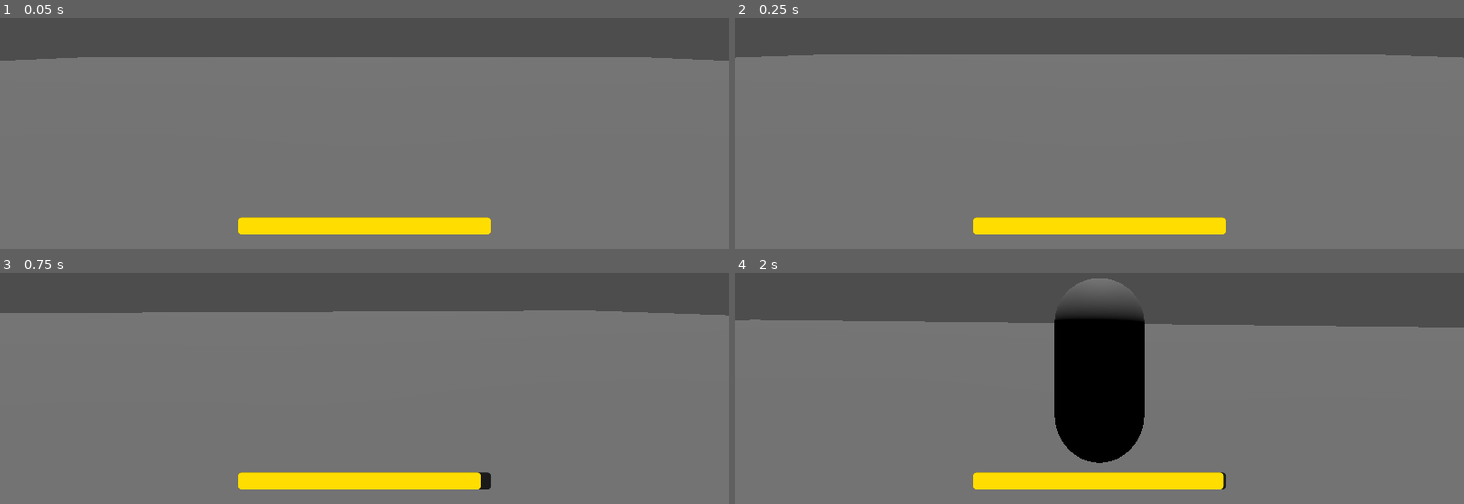
Above: before the commit, frames 1-4 (two rows, left to right).
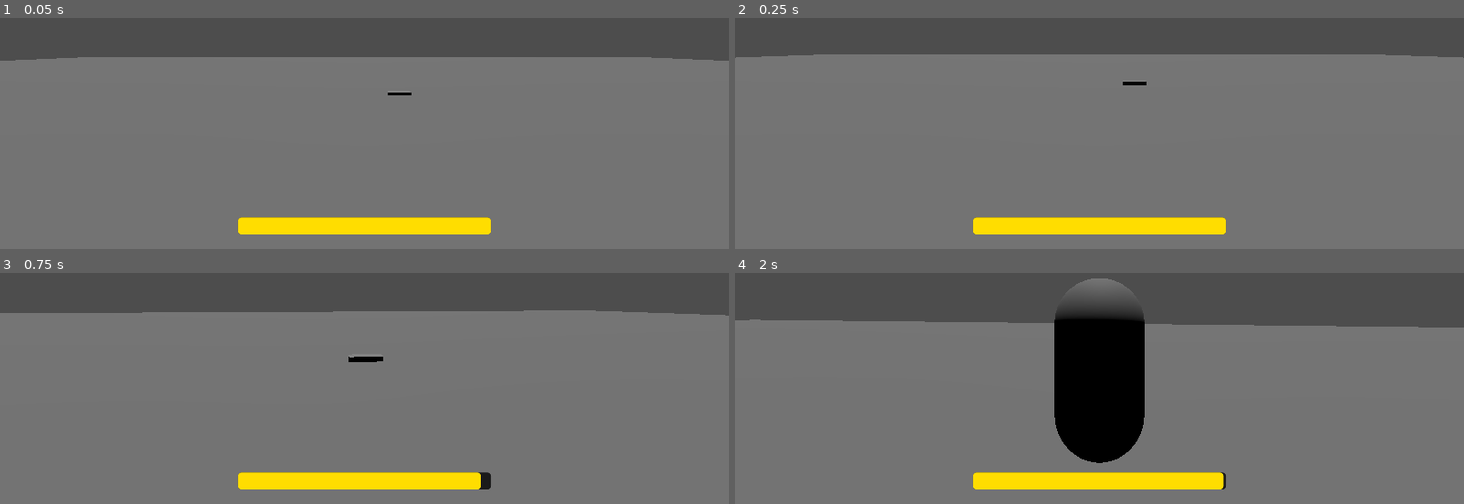
Above: after the commit, the same moments.

Repository: natmar68-cmyk/Rat_Trap
Game: Godot game, scene res://Scenes/Testing scene.tscn
The game is run twice, just before and just after one commit, with the same random seed, the same clock (stepped at 60 frames per second) and the same inputs. This scene is started directly instead of the project's main scene.
Inputs (mouse positions are in pixels of both pictures, inside the frame that each line leads up to):
- Up to frame 1 (0.05 s): no input
- Up to frame 2 (0.25 s): no input
- Up to frame 3 (0.75 s): tap Enter at 0.5 s; move the mouse to (400, 298) at 0.52 s; hold W (move_forward) from 0.53 s (still down); hold Ctrl (sprint) from 0.53 s (still down)
- Up to frame 4 (2 s): keep holding W (move_forward); tap Space (jump) at 0.77, 1.52 s; move the mouse to (1063, 300) at 1.27 s; release Ctrl (sprint) at 1.28 s; tap F (toggle_camera) at 1.35 s

The runs differ from the first frame. In frame 1, less than 0.1% of the frame differs, in the area x 53-57%, y 32-34%; in frame 2, less than 0.1%; in frame 3, 0.1%, in the area x 47-53%, y 36-39%; in frame 4, nothing differs.

Commit message:
working on enemy killing

Diff:
--- a/Scenes/Testing scene.tscn
+++ b/Scenes/Testing scene.tscn
@@ -1,7 +1,8 @@
 [gd_scene format=4 uid="uid://cdrcybiddw6w8"]
 
 [ext_resource type="PackedScene" uid="uid://chb6j77e846ue" path="res://Scenes/player.tscn" id="1_5dop0"]
-[ext_resource type="PackedScene" path="res://Scenes/Enemy.tscn" id="2_vntp2"]
+[ext_resource type="PackedScene" uid="uid://cjw38vn4j6tb4" path="res://Scenes/Enemy.tscn" id="2_vntp2"]
+[ext_resource type="PackedScene" uid="uid://da6uslpxkiodk" path="res://Scenes/mouse_trap.tscn" id="3_6rqk1"]
 
 [sub_resource type="NavigationMesh" id="NavigationMesh_vntp2"]
 vertices = PackedVector3Array(7.25, 0.849206, 7, 9, 0.849206, 6.75, 8.75, 0.849206, -49.5, -49.5, 0.849206, -49.5, -49. …(604 unchanged characters)…
@@ -27,7 +28,7 @@
 light_volumetric_fog_energy = 0.585
 sky_mode = 1
 
-[node name="Player" parent="." unique_id=757251869 instance=ExtResource("1_5dop0")]
+[node name="Player" parent="." unique_id=757251869 groups=["Player"] instance=ExtResource("1_5dop0")]
 transform = Transform3D(1, 0, 0, 0, 1, 0, 0, 0, 1, 0, 2, 0)
 
 [node name="Enemy" parent="." unique_id=951616777 instance=ExtResource("2_vntp2")]
@@ -47,3 +48,6 @@
 transform = Transform3D(1, 0, 0, 0, 1, 0, 0, 0, 1, 9.681141, 0.722497, 10.793422)
 use_collision = true
 size = Vector3(3.8046875, 4.246582, 6.823242)
+
+[node name="MouseTrap" parent="." unique_id=430545207 instance=ExtResource("3_6rqk1")]
+transform = Transform3D(1, 0, 0, 0, 1, 0, 0, 0, 1, 1.5283833, 0.575, -11.830872)
--- a/Scenes/trap_testing.tscn
+++ b/Scenes/trap_testing.tscn
@@ -15,5 +15,5 @@
 [node name="MouseTrap" parent="." unique_id=430545207 instance=ExtResource("1_40do3")]
 transform = Transform3D(1, 0, 0, 0, 1, 0, 0, 0, 1, -1.6547985, 0.2812255, 2.6946383)
 
-[node name="Player" parent="." unique_id=417054637 instance=ExtResource("2_ki1fp")]
+[node name="Player" parent="." unique_id=417054637 groups=["Player"] instance=ExtResource("2_ki1fp")]
 transform = Transform3D(1, 0, 0, 0, 1, 0, 0, 0, 1, 0.2928877, 1.3471463, -1.067565)
Empty file removed: Scenes/hole.gd
Empty file added: Scripts/hole.gd
Renamed: Scenes/hole.gd.uid -> Scripts/hole.gd.uid
